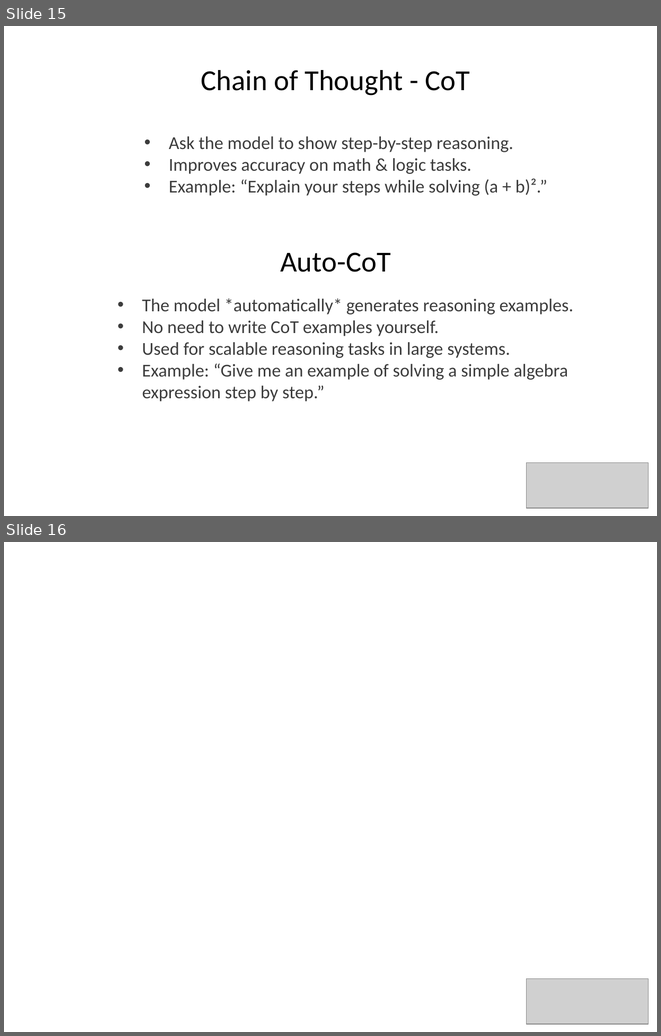
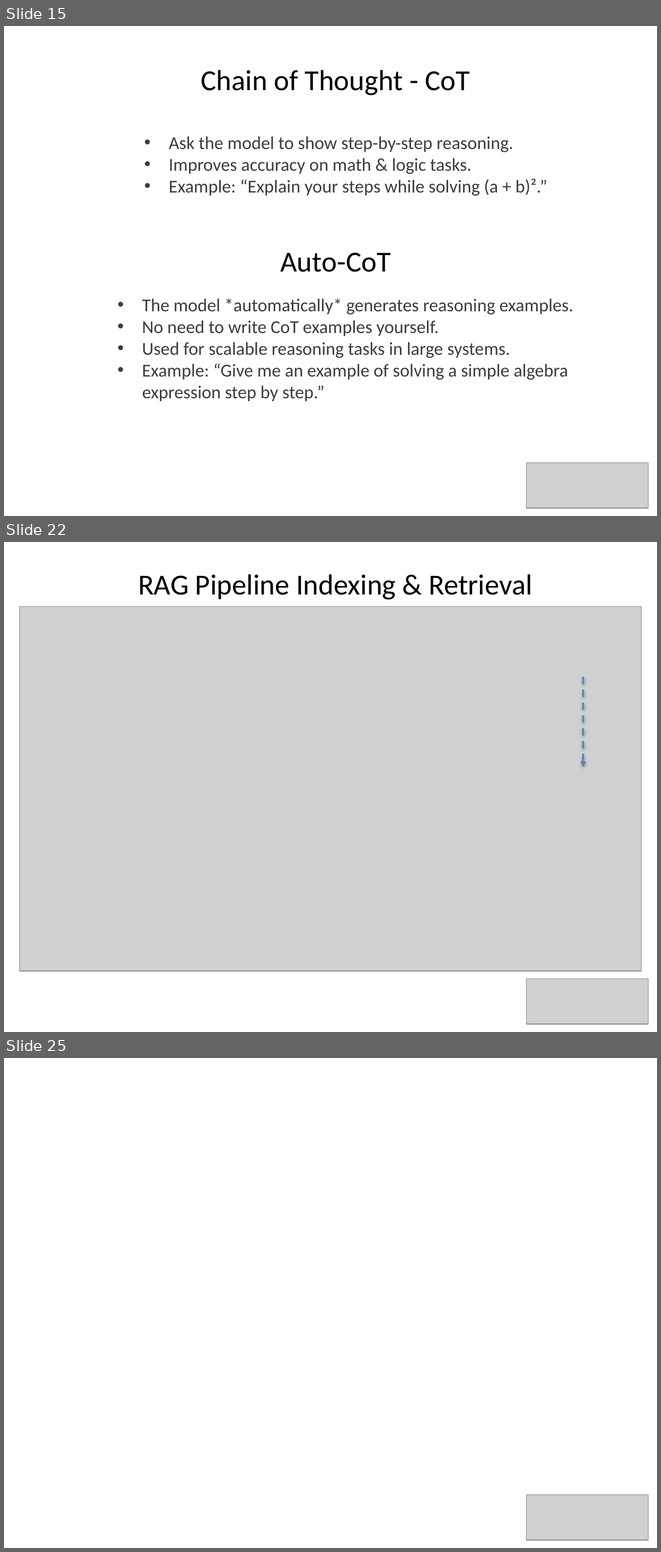
Before and after one commit to SkyNetix-Systems/GenAI, a slide deck: Trainings/Generative AI.pptx. Shown one above the other, each under a label of ours: slides 15 and 16 before the commit, slides 15, 22 and 25 after it; the slides between them are not shown. The pictures are 661x1036 and 661x1552 pixels, drawn with LibreOffice and Linux fonts; fonts in the diff are those of the drawing; grey boxes stand for pictures; background and template pictures are left out. Boxes give left, top, right and bottom in pixels: in the first picture for what was removed or moved away, otherwise in the second. Text is boxed around its words. In the diff, an @@ line names an element or a change of style, - is before the commit and + after.

```diff
--- a/Trainings/Generative AI.pptx
+++ b/Trainings/Generative AI.pptx
@@ slide 22 added at bbox=[4, 542, 657, 1032], background picture (left out) @@
@@ text added at bbox=[138, 574, 532, 600], 32 pt, text #000000 @@
+RAG Pipeline Indexing & Retrieval
@@ picture added at bbox=[20, 607, 641, 971] @@
@@ arrow added from (583, 677) to (583, 767), #4F81BD 2 pt dashed @@
@@ picture added at bbox=[527, 979, 648, 1024] @@
@@ what was slide 16 is now slide 25 @@
```
Also in this commit, not shown: 18 other slides added, 24 other files.
